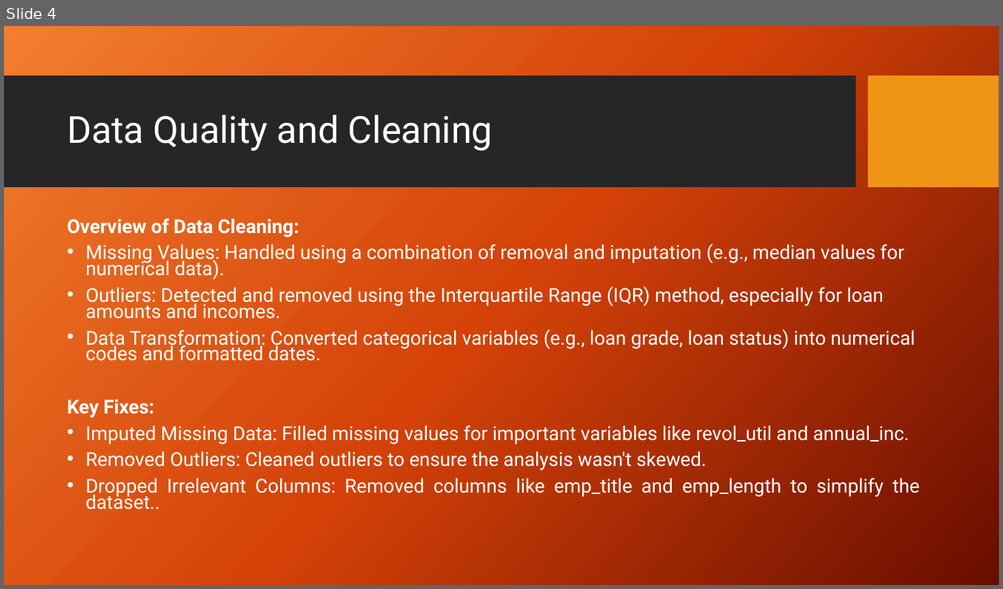
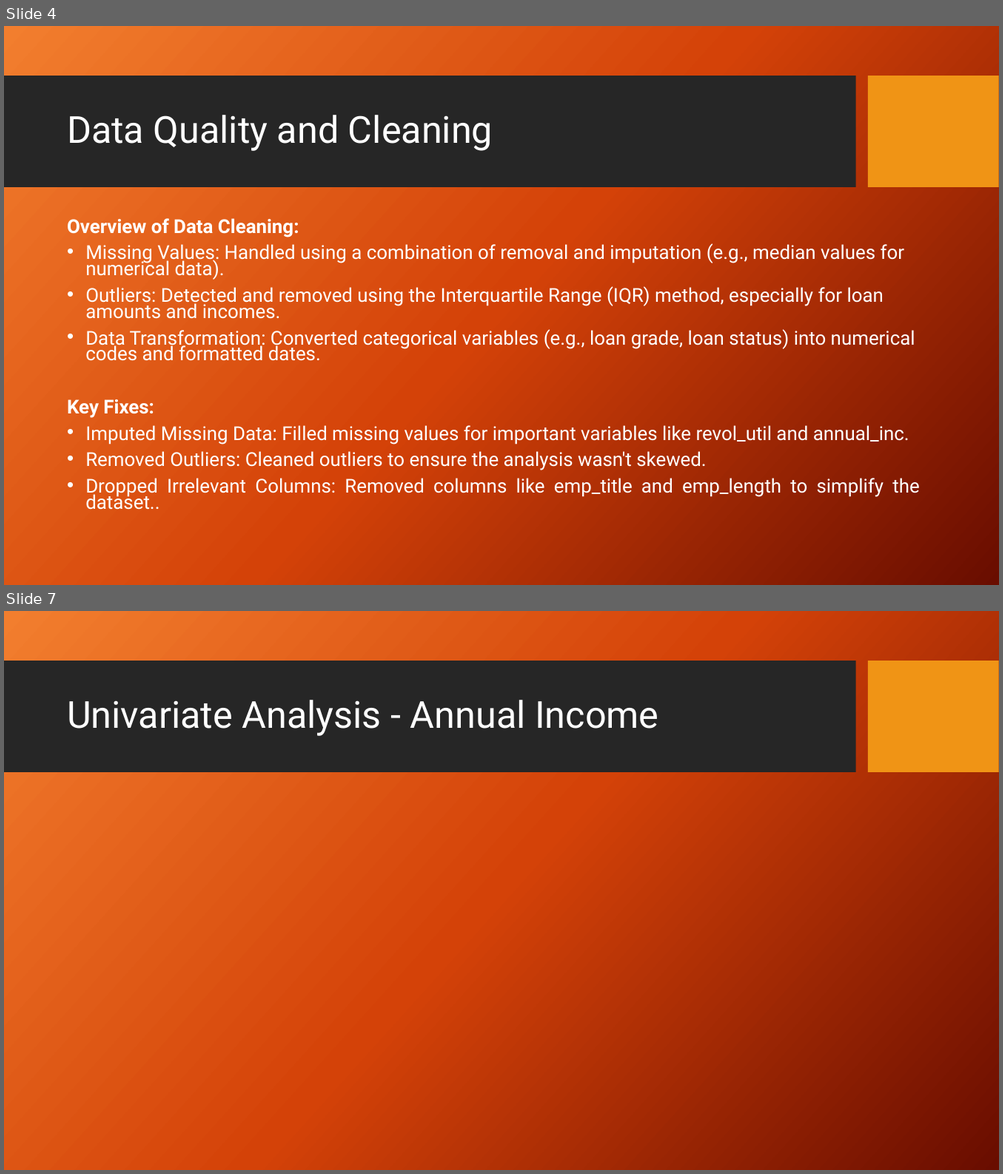
Before and after one commit to jafarijason/ds_001_lending_club_case_study, a slide deck: Presentation.pptx. Shown one above the other, each under a label of ours: slide 4 before the commit, slides 4 and 7 after it; the slides between them are not shown. The pictures are 1003x589 and 1003x1174 pixels, drawn with LibreOffice and Linux fonts; fonts in the diff are those of the drawing; background and template pictures are left out. Boxes give left, top, right and bottom in pixels: in the first picture for what was removed or moved away, otherwise in the second. Text is boxed around its words. In the diff, an @@ line names an element or a change of style, - is before the commit and + after.

```diff
--- a/Presentation.pptx
+++ b/Presentation.pptx
@@ slide 7 added at [4, 611, 999, 1170], background picture (left out); not listed: 2 template elements that a slide beside it also shows @@
@@ title added at [67, 700, 658, 736], 36 pt, text #FFFFFF @@
+Univariate Analysis - Annual Income
```
Also in this commit, not shown: 1 slide changed, 9 other slides added, 1 slide removed.
